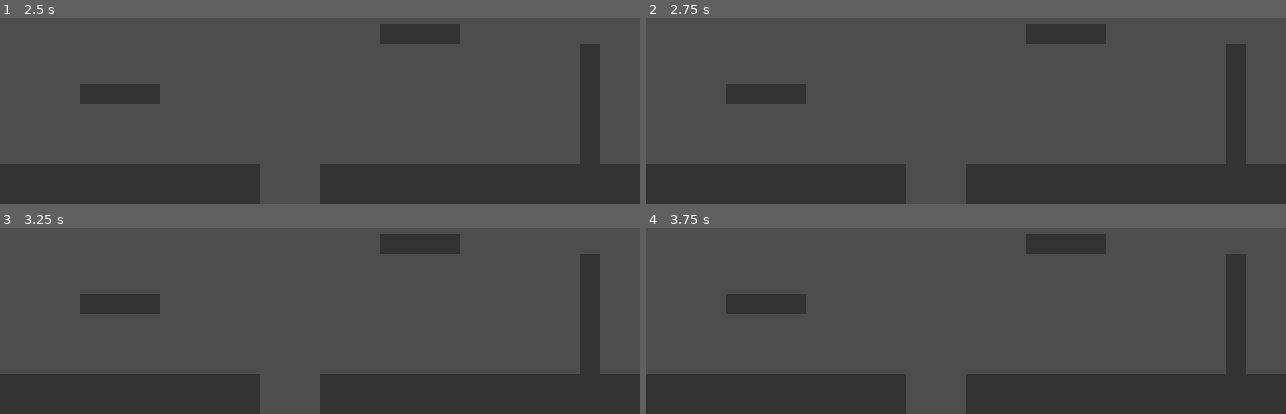
Above: before the commit, frames 1-4 (two rows, left to right).
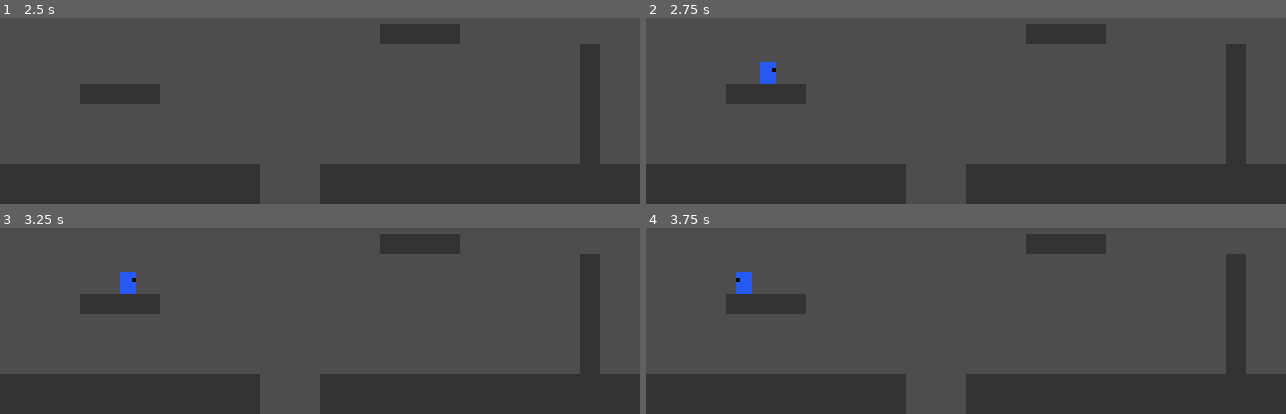
Above: after the commit, the same moments.

Repository: SMD-Jogos/ze-peixeira
Game: Godot game, scene res://scenes/fase_teste.tscn
The game is run twice, just before and just after one commit, with the same random seed, the same clock (stepped at 60 frames per second) and the same inputs.
Inputs (mouse positions are in pixels of both pictures, inside the frame that each line leads up to):
- Up to frame 1 (2.5 s): tap Enter at 0.5 s; move the mouse to (outside the picture) at 0.52 s; hold Right (mover_direita) 0.53-1.25 s; hold Shift 0.53-1.25 s; click (outside the picture) at 0.67 s; drag from (192, 42) to (288, 96) at 1.27 s; tap Space at 2 s; move the mouse to (outside the picture) at 2.02 s; hold Right (mover_direita) from 2.03 s (still down); tap Ctrl at 2.1 s
- Up to frame 2 (2.75 s): keep holding Right (mover_direita)
- Up to frame 3 (3.25 s): release Right (mover_direita) at 2.75 s; drag from (288, 306) to (outside the picture) at 2.77 s
- Up to frame 4 (3.75 s): tap Enter at 3.5 s; move the mouse to (1158, 287) at 3.52 s; hold Left (mover_esquerda) from 3.53 s (still down); tap Alt at 3.6 s

Frame 1 is identical in both runs. In frame 2, 0.3% of the frame differs, in the area x 17-21%, y 23-36%; in frame 3, 0.3%; in frame 4, 0.3%.

Commit message:
T008: limite inferior e reaparecimento (RF-006, RF-008)
Cria game/scripts/regras/reaparecimento.gd (RegraReaparecimento.deve_reaparecer,
RF-006). game/scripts/mundo/fase.gd criado e anexado a fase_teste.tscn:
obtém o Zé e o PontoInicial por @onready var (a fase busca o jogador,
nunca o contrário); comenta a ordem de _ready() (filhos antes do pai —
por isso reaparecer() funciona no _ready da fase) e de
_physics_process() (pai antes dos filhos — a checagem usa a posição
do tick anterior, 1 tick de atraso aceitável). jogador.gd ganha
reaparecer(posicao: Vector2) — zera velocidade, reseta direção para
a direita, aplica a posição — sem acessar nenhum nó da fase.

Revisão da T008: limite_inferior_fase volta ao padrão 0.0 em fase.gd;
o valor real (220.0) fica só em fase_teste.tscn, como propriedade da
cena (research.md, Decisão 2), não como padrão de código.

Dois testes novos: test_rf006_reaparece_abaixo_do_limite (regra pura)
e test_rf008_estado_apos_reaparecer_e_no_inicio (instancia
jogador.tscn com add_child_autofree, verifica velocity/direção/posição
de verdade). Confirmado por simulação real um ciclo completo: anda,
cai no vão, reaparece no PontoInicial, repete.

Co-Authored-By: Claude Sonnet 5 <noreply@anthropic.com>

Diff:
--- a/game/scenes/fase_teste.tscn
+++ b/game/scenes/fase_teste.tscn
@@ -1,6 +1,9 @@
 [gd_scene format=3]
 
+[ext_resource type="Script" path="res://scripts/mundo/fase.gd" id="1_1ys6m"]
 [ext_resource type="PackedScene" path="res://scenes/jogador.tscn" id="1_8ki4h"]
+[ext_resource type="Script" path="res://scripts/jogador/jogador.gd" id="3_i5xpt"]
+[ext_resource type="Resource" path="res://data/player_tuning.tres" id="4_g1i5j"]
 
 [sub_resource type="RectangleShape2D" id="RectangleShape2D_py3y8"]
 size = Vector2(130, 40)
@@ -18,6 +21,8 @@
 size = Vector2(10, 60)
 
 [node name="FaseTeste" type="Node2D" unique_id=1821665528]
+script = ExtResource("1_1ys6m")
+limite_inferior_fase = 220.0
 
 [node name="Camera2D" type="Camera2D" parent="." unique_id=196667189]
 position = Vector2(160, 90)
@@ -92,3 +97,5 @@
 
 [node name="Jogador" type="CharacterBody2D" parent="." unique_id=1842407644 instance=ExtResource("1_8ki4h")]
 position = Vector2(60, 114.5)
+script = ExtResource("3_i5xpt")
+tuning = ExtResource("4_g1i5j")
--- a/game/scripts/jogador/jogador.gd
+++ b/game/scripts/jogador/jogador.gd
@@ -19,3 +19,12 @@
 	velocity.y = Queda.atualizar_velocidade_vertical(velocity.y, delta, tuning)
 
 	move_and_slide()
+
+## RF-006/RF-008: reposiciona o Zé, zera a velocidade e reseta a direção do
+## olhar para a direita. Não acessa nenhum nó da fase — recebe a posição já
+## resolvida por parâmetro; quem decide quando chamar isto é fase.gd.
+func reaparecer(posicao: Vector2) -> void:
+	global_position = posicao
+	velocity = Vector2.ZERO
+	direcao_olhar = 1
+	visual.scale.x = float(direcao_olhar)
--- /dev/null
+++ b/game/scripts/mundo/fase.gd
@@ -0,0 +1,24 @@
+extends Node2D
+
+@export var limite_inferior_fase: float = 0.0
+
+@onready var jogador: CharacterBody2D = $Jogador
+@onready var ponto_inicial: Marker2D = $PontoInicial
+
+# A árvore de cena chama _ready() dos filhos antes do pai (Godot entra na
+# árvore de baixo para cima na primeira vez). Por isso, quando este
+# _ready() roda, o Jogador já terminou o seu próprio _ready() — @onready
+# var jogador acima já está resolvido, e é seguro chamar reaparecer() aqui
+# para cobrir o RF-008 no início da fase.
+func _ready() -> void:
+	jogador.reaparecer(ponto_inicial.global_position)
+
+# Ao contrário do _ready(), _physics_process roda do pai para os filhos a
+# cada tick (o pai primeiro). Isso significa que, aqui, jogador.global_position
+# ainda reflete o fim do tick ANTERIOR — o Zé só se move depois, no seu
+# próprio _physics_process, que roda em seguida neste mesmo tick. Ou seja,
+# a checagem de RF-006 tem 1 tick de atraso em relação ao movimento que a
+# causou. Aceitável: a spec não exige detectar isso no mesmo tick da queda.
+func _physics_process(_delta: float) -> void:
+	if RegraReaparecimento.deve_reaparecer(jogador.global_position.y, limite_inferior_fase):
+		jogador.reaparecer(ponto_inicial.global_position)
--- /dev/null
+++ b/game/scripts/regras/reaparecimento.gd
@@ -0,0 +1,8 @@
+class_name RegraReaparecimento
+extends RefCounted
+
+## RF-006: decide se o Zé deve reaparecer, comparando sua posição vertical
+## com o limite inferior da fase. y maior = mais abaixo na tela (eixo Y do
+## Godot 2D cresce para baixo).
+static func deve_reaparecer(y: float, limite: float) -> bool:
+	return y > limite
--- a/game/tests/test_001_movimento.gd
+++ b/game/tests/test_001_movimento.gd
@@ -105,3 +105,25 @@
 	assert_eq(v, tuning.queda_max, "clampeia no limite quando o incremento ultrapassaria")
 	v = Queda.atualizar_velocidade_vertical(v, TICK, tuning)
 	assert_eq(v, tuning.queda_max, "permanece no limite em queda livre prolongada")
+
+# RF-006, RF-008
+
+func test_rf006_reaparece_abaixo_do_limite():
+	assert_true(RegraReaparecimento.deve_reaparecer(201.0, 200.0), "acima do limite (y maior) deve reaparecer")
+	assert_false(RegraReaparecimento.deve_reaparecer(200.0, 200.0), "exatamente no limite ainda não é 'abaixo'")
+	assert_false(RegraReaparecimento.deve_reaparecer(199.0, 200.0), "antes do limite não reaparece")
+
+func test_rf008_estado_apos_reaparecer_e_no_inicio():
+	var jogador_cena: PackedScene = load("res://scenes/jogador.tscn")
+	var jogador: CharacterBody2D = add_child_autofree(jogador_cena.instantiate())
+	jogador.tuning = tuning
+
+	jogador.velocity = Vector2(42.0, -13.0)
+	jogador.direcao_olhar = -1
+
+	var posicao_alvo := Vector2(60.0, 114.5)
+	jogador.reaparecer(posicao_alvo)
+
+	assert_eq(jogador.velocity, Vector2.ZERO, "reaparecer zera a velocidade")
+	assert_eq(jogador.direcao_olhar, 1, "reaparecer reseta a direção para a direita")
+	assert_eq(jogador.global_position, posicao_alvo, "reaparecer aplica a posição recebida")
Not shown, added: game/scripts/mundo/fase.gd.uid
Not shown, added: game/scripts/regras/reaparecimento.gd.uid
